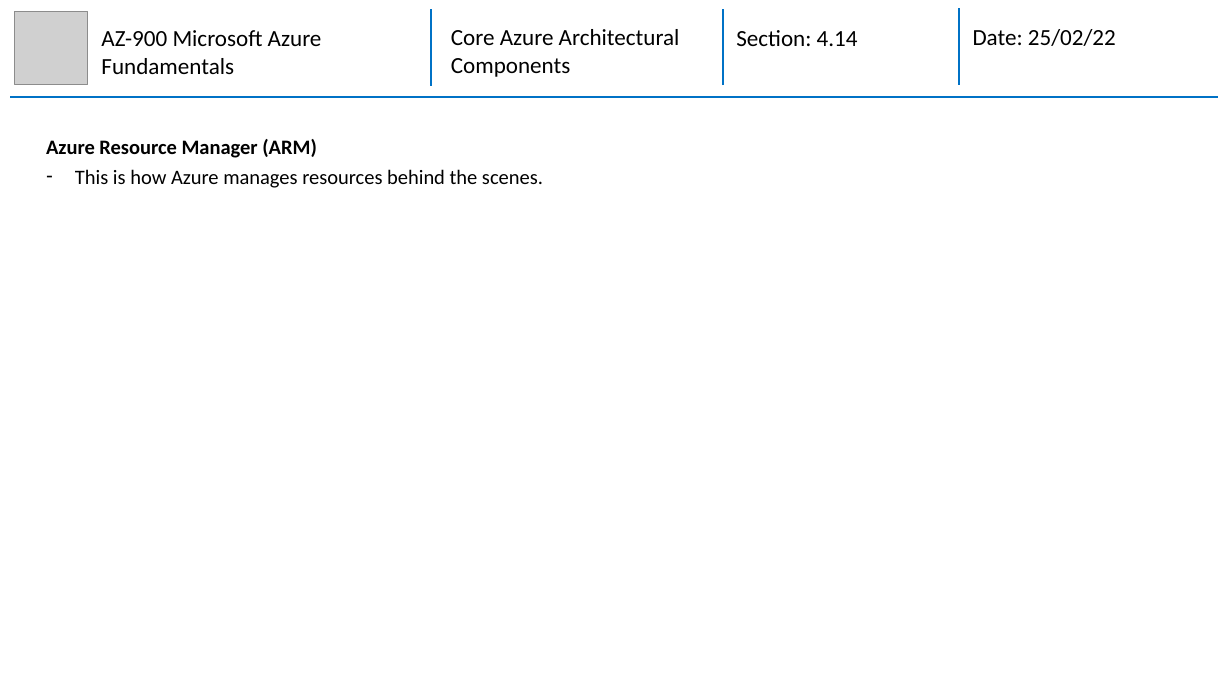
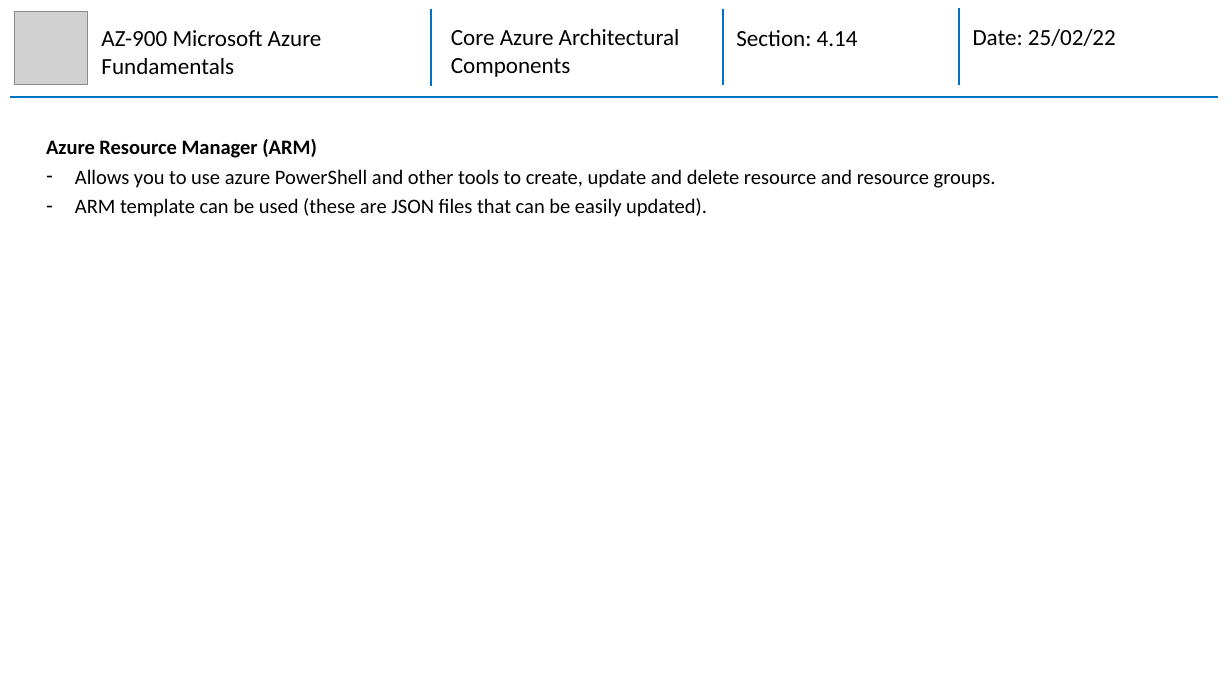
Before and after one commit to mhaythornthwaite/Testing_ML_Algorithms, a slide deck: slide 13 of Azure_AZ-900_Fundamentals/MJH_AZ-900_Azure_Fundamentals_Notes.pptx. Drawn at 1232x693 pixels with LibreOffice and Linux fonts; fonts in the diff are those of the drawing; grey boxes stand for pictures. Boxes give left, top, right and bottom in pixels: in the first picture for what was removed or moved away, otherwise in the second. Text is boxed around its words. In the diff, an @@ line names an element or a change of style, - is before the commit and + after.

```diff
--- a/Azure_AZ-900_Fundamentals/MJH_AZ-900_Azure_Fundamentals_Notes.pptx
+++ b/Azure_AZ-900_Fundamentals/MJH_AZ-900_Azure_Fundamentals_Notes.pptx
@@ text at [75,169,996,217]: text changed @@
-– This is how Azure manages resources behind the scenes.
+– Allows you to use azure PowerShell and other tools to create, update and delete resource and resource groups.
+– ARM template can be used (these are JSON files that can be easily updated).
```
Also in this commit, not shown: 8 other slides changed, 2 slides added.
